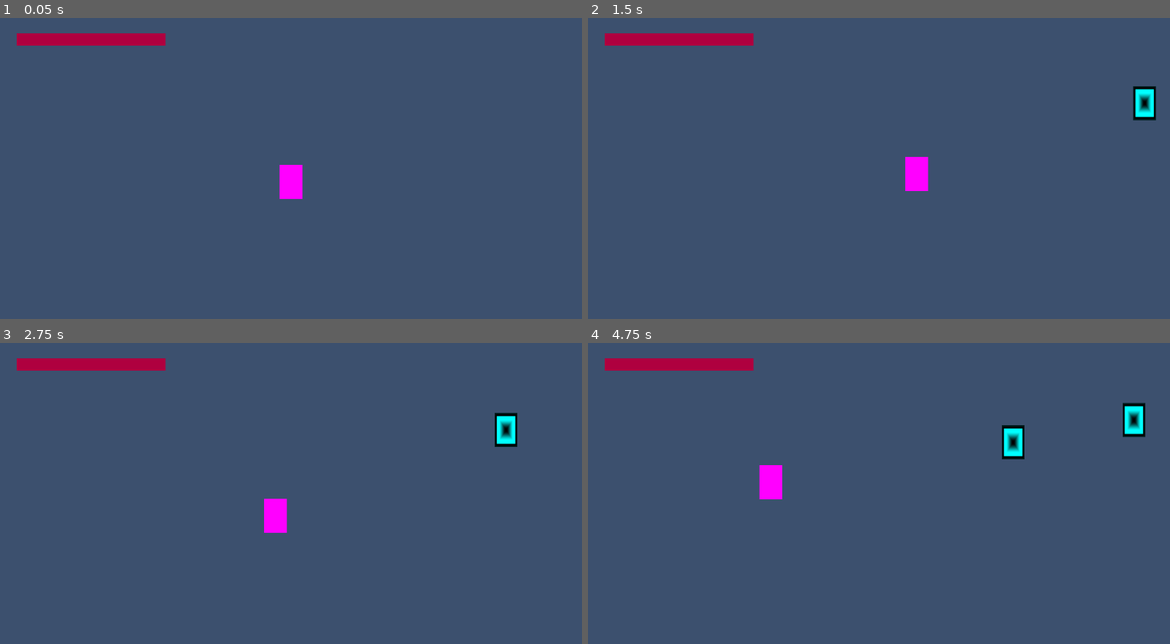
Above: before the commit, frames 1-4 (two rows, left to right).
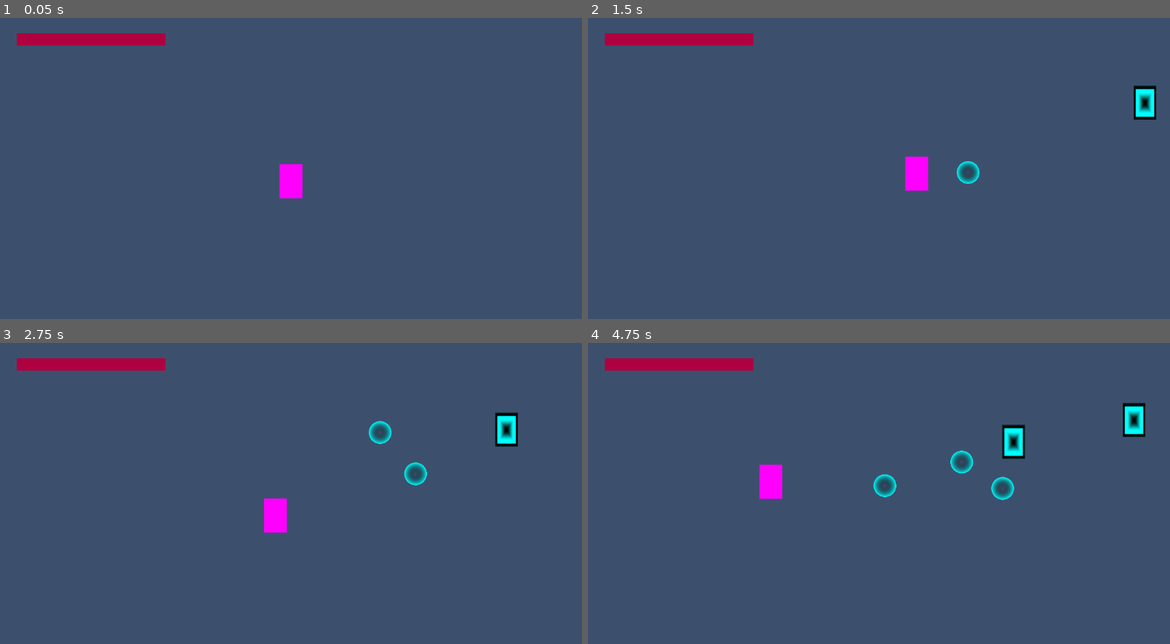
Above: after the commit, the same moments.

Repository: endertitan100/Ocusuk
Game: Godot game, scene res://Game.tscn
Two runs of this game, one before a commit and one after it. Both use one fixed random seed, a clock stepped at 60 frames per second and the inputs below.
Inputs:
- Up to frame 1 (0.05 s): no input
- Up to frame 2 (1.5 s): hold D (right) 0.53-1.28 s; hold E (shoot, bound only after the commit) 0.53-1.28 s; tap Space (jump) at 0.77, 0.8, 1.07, 1.35 s; hold A (left) from 1.28 s (still down)
- Up to frame 3 (2.75 s): tap Space (jump) at 1.52, 1.82, 2.3 s; tap E (shoot, bound only after the commit) at 1.55 s; release A (left) at 2.03 s; hold D (right) from 2.03 s (still down); hold S (dive) from 2.03 s (still down)
- Up to frame 4 (4.75 s): release S (dive) at 2.78 s; tap E (shoot, bound only after the commit) at 2.85, 4.55 s; tap Space (jump) at 3.02, 3.32, 3.77, 3.8, 4.07, 4.35, 4.52 s; release D (right) at 3.53 s; hold E (shoot, bound only after the commit) 3.53-4.28 s; hold A (left) from 3.53 s (still down)

The runs differ from the first frame. In frame 1, less than 0.1% of the frame differs, in the area x 48-52%, y 48-61%; in frame 2, 0.3%; in frame 3, 0.5%; in frame 4, 0.8%, in the area x 29-96%, y 20-53%.

Commit message:
Added Shooting Bubbles

Diff:
--- a/Controller.gd
+++ b/Controller.gd
@@ -6,12 +6,14 @@
 @onready var HealthBar: ProgressBar = $Health
 
 var Velocity = Vector2(0,0)
-var LastTime = 0.0
+var LastJump = 0.0
 var LastDamaged = 0.0
+var LastShoot = 0.0
 var NoiseGen = FastNoiseLite.new()
 var Health = 100
 var ShouldDamage = false
 var DamageArea:Area2D
+var BaseBubble = preload("res://bubble.tscn")
 
 func HandleMovement(delta):
 	var Diving = false
@@ -55,10 +57,18 @@
 			Health -= 10
 		HealthBar.value = Health
 
+func ShootBubble():
+	var bubble_instance = BaseBubble.instantiate()
+	get_parent().add_child(bubble_instance)
+	bubble_instance.position = position
+
 func _input(event):
-	if event.is_action_pressed("jump") and Time.get_ticks_msec() - LastTime > 207:
+	if event.is_action_pressed("jump") and Time.get_ticks_msec() - LastJump > 207:
 		Velocity.y = -1 * FloatStrength
-		LastTime = Time.get_ticks_msec()
+		LastJump = Time.get_ticks_msec()
+	elif event.is_action_pressed("shoot") and Time.get_ticks_msec() - LastShoot > 346:
+		LastShoot = Time.get_ticks_msec()
+		ShootBubble()
 
 # Called every frame. 'delta' is the elapsed time since the previous frame.
 func _process(delta):
--- /dev/null
+++ b/bubble.gd
@@ -0,0 +1,17 @@
+extends MeshInstance2D
+
+var Velocity = Vector2(0,0)
+# Called when the node enters the scene tree for the first time.
+func _ready():
+	Velocity.x = 50
+
+
+# Called every frame. 'delta' is the elapsed time since the previous frame.
+func _process(delta):
+	Velocity.x *= 0.8
+	Velocity.y -= 1.2*delta
+
+	position += Velocity
+
+	if position.y < -360:
+		queue_free()
--- /dev/null
+++ b/bubble.tscn
@@ -0,0 +1,37 @@
+[gd_scene load_steps=6 format=3 uid="uid://3gtf10um2quh"]
+
+[ext_resource type="Script" path="res://bubble.gd" id="1_0oi68"]
+
+[sub_resource type="QuadMesh" id="QuadMesh_7jaae"]
+size = Vector2(50, 50)
+subdivide_width = 1
+subdivide_depth = 1
+
+[sub_resource type="Gradient" id="Gradient_dnbrl"]
+interpolation_color_space = 2
+offsets = PackedFloat32Array(0, 0.996721, 1)
+colors = PackedColorArray(0, 0, 0, 0, 0, 1, 1, 1, 0, 1, 1, 0)
+
+[sub_resource type="GradientTexture2D" id="GradientTexture2D_lcc3b"]
+resource_local_to_scene = true
+gradient = SubResource("Gradient_dnbrl")
+width = 256
+height = 256
+use_hdr = true
+fill = 1
+fill_from = Vector2(0.5, 0.5)
+fill_to = Vector2(1, 0.5)
+
+[sub_resource type="CircleShape2D" id="CircleShape2D_ro8mk"]
+radius = 25.0
+
+[node name="BubbleMesh" type="MeshInstance2D"]
+mesh = SubResource("QuadMesh_7jaae")
+texture = SubResource("GradientTexture2D_lcc3b")
+script = ExtResource("1_0oi68")
+
+[node name="Bubble" type="Area2D" parent="."]
+
+[node name="CollisionShape2D" type="CollisionShape2D" parent="Bubble"]
+shape = SubResource("CircleShape2D_ro8mk")
+debug_color = Color(0.989044, 0, 0.29505, 0.42)
--- a/enemy.gd
+++ b/enemy.gd
@@ -5,6 +5,8 @@
 var LastAttack = 0
 var YVel = 0
 var Height = 0
+var Health = 25
+var Attacking = false
 # Called when the node enters the scene tree for the first time.
 func _ready():
 	Height = Random.randi_range(-250,300)
@@ -12,11 +14,13 @@
 	LastAttack = Time.get_ticks_msec()
 
 func Attack():
+	Attacking = true
 	var tween = get_tree().create_tween()
 	tween.tween_property(self, "scale", Vector2(1.5,1.5), 0.5).set_trans(Tween.TRANS_BACK)
 	await get_tree().create_timer(1).timeout
 	tween = get_tree().create_tween()
 	tween.tween_property(self, "scale", Vector2(1,1), 0.5).set_trans(Tween.TRANS_BACK)
+	Attacking = false
 
 # Called every frame. 'delta' is the elapsed time since the previous frame.
 func _process(delta):
@@ -25,7 +29,7 @@
 	if position.x < -700: queue_free()
 	if position.y > Height:
 		YVel = -0.9
-		#BS that makes enemies bounce
+		#BS that makes enemies bounce randomly
 		if Random.randi() % 3 == 0:
 			Height += Random.randi_range(-100,100)
 		else:
@@ -42,3 +46,12 @@
 		LastAttack = Time.get_ticks_msec()
 		Speed = Random.randf_range(45,90)
 		Attack()
+
+
+func _on_enemy_area_entered(area:Area2D):
+	if area.name == "Bubble":
+		area.get_parent().queue_free()
+		if Attacking: return
+		Health -= 15
+		if Health <= 0:
+			queue_free()
--- a/enemy.tscn
+++ b/enemy.tscn
@@ -36,3 +36,5 @@
 
 [node name="CollisionShape2D" type="CollisionShape2D" parent="Enemy"]
 shape = SubResource("RectangleShape2D_6wafx")
+
+[connection signal="area_entered" from="Enemy" to="." method="_on_enemy_area_entered"]
--- a/enemy_spawner.gd
+++ b/enemy_spawner.gd
@@ -16,4 +16,4 @@
 		var enemy_instance = BaseEnemy.instantiate()
 		get_parent().add_child(enemy_instance)
 
-# Make some code that displays health and ability to collect and pickup scales
+# Make some ability to collect and pickup scales
--- a/project.godot
+++ b/project.godot
@@ -11,8 +11,10 @@
 [application]
 
 config/name="Ocusuk"
+config/version="V0.4"
 run/main_scene="res://Game.tscn"
 config/features=PackedStringArray("4.3", "Mobile")
+boot_splash/bg_color=Color(0.101026, 0.200063, 0.285105, 1)
 config/icon="res://icon.svg"
 
 [display]
@@ -48,6 +50,18 @@
 , Object(InputEventKey,"resource_local_to_scene":false,"resource_name":"","device":-1,"window_id":0,"alt_pressed":false …(186 unchanged characters)…
 ]
 }
+shoot={
+"deadzone": 0.5,
+"events": [Object(InputEventKey,"resource_local_to_scene":false,"resource_name":"","device":-1,"window_id":0,"alt_pressed":false,"shift_pressed":false,"ctrl_pressed":false,"meta_pressed":false,"pressed":false,"keycode":0,"physical_keycode":69,"key_label":0,"unicode":101,"location":0,"echo":false,"script":null)
+, Object(InputEventMouseButton,"resource_local_to_scene":false,"resource_name":"","device":-1,"window_id":0,"alt_pressed":false,"shift_pressed":false,"ctrl_pressed":false,"meta_pressed":false,"button_mask":0,"position":Vector2(0, 0),"global_position":Vector2(0, 0),"factor":1.0,"button_index":1,"canceled":false,"pressed":false,"double_click":false,"script":null)
+, Object(InputEventKey,"resource_local_to_scene":false,"resource_name":"","device":-1,"window_id":0,"alt_pressed":false,"shift_pressed":false,"ctrl_pressed":false,"meta_pressed":false,"pressed":false,"keycode":0,"physical_keycode":4194326,"key_label":0,"unicode":0,"location":0,"echo":false,"script":null)
+]
+}
+
+[physics]
+
+common/physics_ticks_per_second=48
+common/max_physics_steps_per_frame=16
 
 [rendering]
 
@@ -55,3 +69,5 @@
 environment/ssao/quality=0
 environment/glow/upscale_mode=0
 environment/defaults/default_clear_color=Color(0.235294, 0.313726, 0.431373, 1)
+anti_aliasing/quality/msaa_2d=1
+2d/snap/snap_2d_transforms_to_pixel=true
Not shown, changed: Build/Ocusuk.pck
